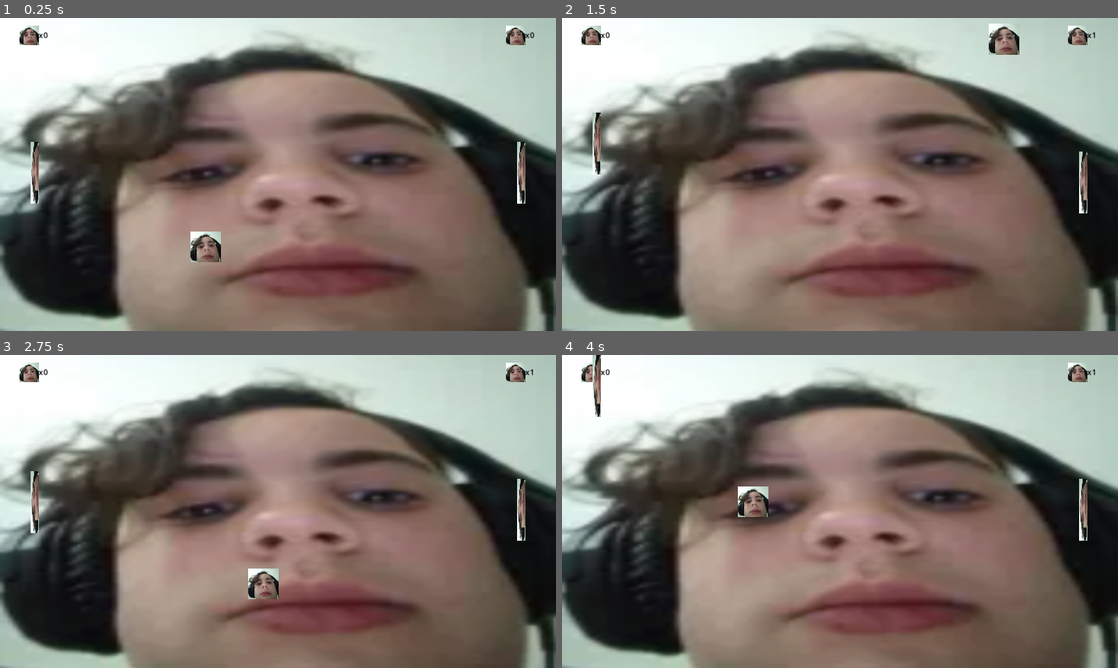
Above: before the commit, frames 1-4 (two rows, left to right).
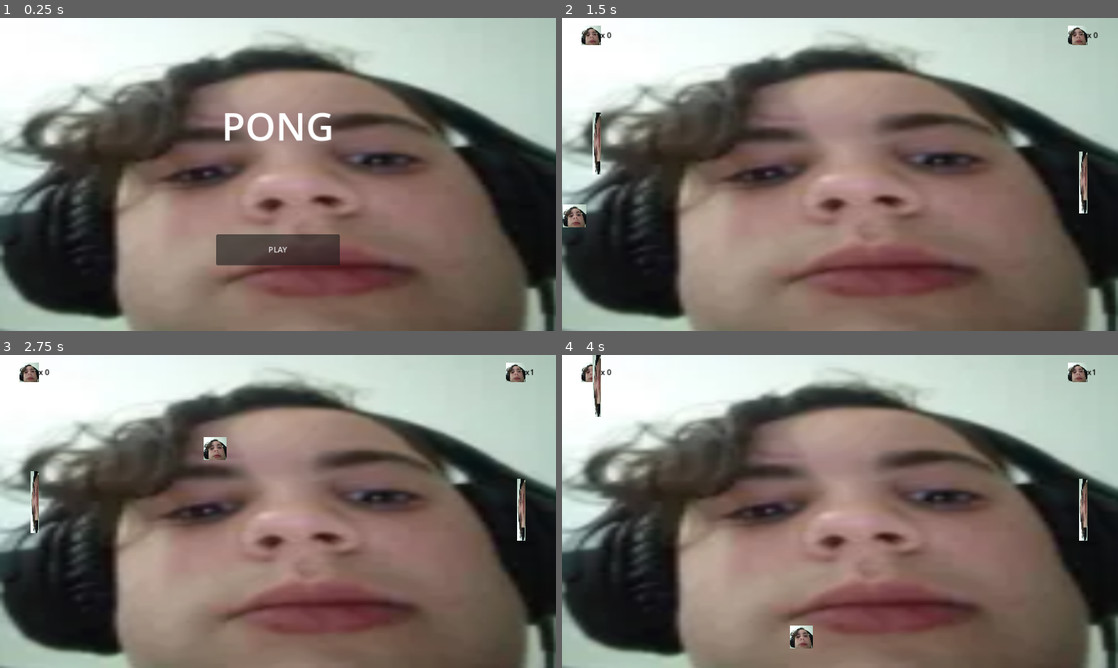
Above: after the commit, the same moments.

Repository: TE4-Umea/te4-pong
Game: Godot game, scene res://Scenes/MainMenu.tscn
Same seed, same stepped clock (60 frames per second), same inputs: the game is played once before the commit and once after it. Before the commit the project starts from res://Scenes/World.tscn.
Inputs (mouse positions are in pixels of both pictures, inside the frame that each line leads up to):
- Up to frame 1 (0.25 s): no input
- Up to frame 2 (1.5 s): click (840, 249) at 0.5 s, where only the run after the commit has a clickable "PLAY"; hold W (P1_UP) from 1.28 s (still down); tap Down (P2_DOWN) at 1.35 s
- Up to frame 3 (2.75 s): tap Up (P2_UP) at 1.55, 2.1 s; release W (P1_UP) at 2.03 s; hold S (P1_DOWN) from 2.03 s (still down); tap Down (P2_DOWN) at 2.3 s
- Up to frame 4 (4 s): release S (P1_DOWN) at 2.78 s; hold W (P1_UP) from 2.78 s (still down); tap Down (P2_DOWN) at 2.85, 3.8 s; tap Up (P2_UP) at 3.05, 3.6 s

The runs differ from the first frame. In frame 1, 4.3% of the frame differs, in the area x 3-97%, y 2-80%; in frame 2, 0.8%; in frame 3, 0.7%; in frame 4, 0.8%.

Commit message:
Main menu + Gameover

Diff:
--- a/Scenes/Ball.gd
+++ b/Scenes/Ball.gd
@@ -1,15 +1,21 @@
 extends CharacterBody2D
 @export var speed : float = 300.0
 var direction = Vector2.ZERO
+var paused = false
 
 func _ready():
 	direction.y = [1, -1].pick_random()
 	direction.x = [1, -1].pick_random()
 
 func _physics_process(delta):
-	if direction:
-		velocity = direction * speed
-	else:
-		velocity = velocity.move_toward(Vector2.ZERO, speed)
+	if !paused:
+		if direction:
+			velocity = direction * speed
+		else:
+			velocity = velocity.move_toward(Vector2.ZERO, speed)
+		move_and_slide()
 
-	move_and_slide()
+
+
+func _on_world_pause_signal():
+	paused = true
--- a/Scenes/Ball.tscn
+++ b/Scenes/Ball.tscn
@@ -3,19 +3,19 @@
 [ext_resource type="Script" path="res://Scenes/Ball.gd" id="1_m8ubh"]
 [ext_resource type="Texture2D" uid="uid://bx2dcegbutm0j" path="res://B).png" id="2_pes5s"]
 
-[sub_resource type="CircleShape2D" id="CircleShape2D_vb504"]
-radius = 32.0
+[sub_resource type="RectangleShape2D" id="RectangleShape2D_2anu4"]
+size = Vector2(48, 48)
 
-[node name="CharacterBody2D" type="CharacterBody2D"]
+[node name="Ball" type="CharacterBody2D"]
 collision_layer = 2
 collision_mask = 0
 script = ExtResource("1_m8ubh")
 speed = 600.0
 
 [node name="Sprite2D" type="Sprite2D" parent="."]
-position = Vector2(-1.90735e-06, 0)
-scale = Vector2(0.279476, 0.275862)
+position = Vector2(-9.53674e-07, -4.76837e-07)
+scale = Vector2(0.209607, 0.206897)
 texture = ExtResource("2_pes5s")
 
 [node name="CollisionShape2D" type="CollisionShape2D" parent="."]
-shape = SubResource("CircleShape2D_vb504")
+shape = SubResource("RectangleShape2D_2anu4")
--- /dev/null
+++ b/Scenes/MainMenu.gd
@@ -0,0 +1,4 @@
+extends Control
+
+func _on_button_pressed():
+	get_tree().change_scene_to_file("res://Scenes/World.tscn")
--- /dev/null
+++ b/Scenes/MainMenu.tscn
@@ -0,0 +1,40 @@
+[gd_scene load_steps=3 format=3 uid="uid://darcr8ymhfsa1"]
+
+[ext_resource type="Script" path="res://Scenes/MainMenu.gd" id="1_46qfw"]
+[ext_resource type="Texture2D" uid="uid://bx2dcegbutm0j" path="res://B).png" id="1_spygn"]
+
+[node name="Control" type="Control"]
+layout_mode = 3
+anchors_preset = 15
+anchor_right = 1.0
+anchor_bottom = 1.0
+grow_horizontal = 2
+grow_vertical = 2
+script = ExtResource("1_46qfw")
+
+[node name="TextureRect" type="TextureRect" parent="."]
+layout_mode = 0
+offset_right = 1152.0
+offset_bottom = 648.0
+texture = ExtResource("1_spygn")
+
+[node name="Label" type="Label" parent="."]
+layout_mode = 0
+offset_left = 384.0
+offset_top = 128.0
+offset_right = 768.0
+offset_bottom = 320.0
+theme_override_font_sizes/font_size = 80
+text = "PONG"
+horizontal_alignment = 1
+vertical_alignment = 1
+
+[node name="Button" type="Button" parent="."]
+layout_mode = 0
+offset_left = 448.0
+offset_top = 448.0
+offset_right = 704.0
+offset_bottom = 512.0
+text = "PLAY"
+
+[connection signal="pressed" from="Button" to="." method="_on_button_pressed"]
--- a/Scenes/Paddle.gd
+++ b/Scenes/Paddle.gd
@@ -2,19 +2,21 @@
 
 @export var speed : float = 300.0
 @export var side = 'p1'
+var paused = false
 
 func _physics_process(delta):
 	var direction
-	if side == 'p1':
-		direction = get_axis('P1_UP', 'P1_DOWN')
-	else:
-		direction = get_axis('P2_UP', 'P2_DOWN')
-	if direction:
-		velocity.y = direction * speed
-	else:
-		velocity.y = move_toward(velocity.y, 0, speed)
+	if !paused:
+		if side == 'p1':
+			direction = get_axis('P1_UP', 'P1_DOWN')
+		else:
+			direction = get_axis('P2_UP', 'P2_DOWN')
+		if direction:
+			velocity.y = direction * speed
+		else:
+			velocity.y = move_toward(velocity.y, 0, speed)
 
-	move_and_slide()
+		move_and_slide()
 
 func get_axis(up, down):
 	if Input.is_action_pressed(up): return -1
@@ -24,3 +26,7 @@
 func _on_area_2d_body_entered(body):
 	body.direction.x *= -1
 	Main.side = side
+
+
+func _on_world_pause_signal():
+	paused = true
--- /dev/null
+++ b/Scenes/UI.tscn
@@ -0,0 +1,85 @@
+[gd_scene load_steps=2 format=3 uid="uid://c4nuo3d75aepi"]
+
+[ext_resource type="Texture2D" uid="uid://bx2dcegbutm0j" path="res://B).png" id="1_ykh6l"]
+
+[node name="UI" type="Control"]
+layout_mode = 3
+anchors_preset = 0
+offset_right = 40.0
+offset_bottom = 40.0
+
+[node name="Background" type="TextureRect" parent="."]
+z_index = -10
+layout_mode = 0
+offset_right = 1152.0
+offset_bottom = 648.0
+texture = ExtResource("1_ykh6l")
+
+[node name="Label" type="Label" parent="."]
+layout_mode = 0
+offset_left = 80.0
+offset_top = 24.0
+offset_right = 184.0
+offset_bottom = 88.0
+theme_override_colors/font_color = Color(0, 0, 0, 1)
+text = "x 0"
+autowrap_mode = 2
+
+[node name="Label2" type="Label" parent="."]
+layout_mode = 0
+offset_left = 1088.0
+offset_top = 24.0
+offset_right = 1152.0
+offset_bottom = 88.0
+theme_override_colors/font_color = Color(0, 0, 0, 1)
+text = "x 0"
+autowrap_mode = 2
+
+[node name="TextureRect" type="TextureRect" parent="."]
+layout_mode = 0
+offset_left = 40.0
+offset_top = 16.0
+offset_right = 80.0
+offset_bottom = 56.0
+texture = ExtResource("1_ykh6l")
+expand_mode = 2
+
+[node name="TextureRect2" type="TextureRect" parent="."]
+layout_mode = 0
+offset_left = 1048.0
+offset_top = 16.0
+offset_right = 1088.0
+offset_bottom = 56.0
+texture = ExtResource("1_ykh6l")
+expand_mode = 2
+
+[node name="Label3" type="Label" parent="."]
+visible = false
+z_index = 10
+layout_mode = 0
+offset_left = 320.0
+offset_top = 192.0
+offset_right = 832.0
+offset_bottom = 448.0
+theme_override_font_sizes/font_size = 60
+text = "Winner"
+horizontal_alignment = 1
+vertical_alignment = 1
+
+[node name="PlayAgain" type="Button" parent="."]
+visible = false
+layout_mode = 0
+offset_left = 448.0
+offset_top = 384.0
+offset_right = 704.0
+offset_bottom = 448.0
+text = "PLAY AGAIN"
+
+[node name="MainMenu" type="Button" parent="."]
+visible = false
+layout_mode = 0
+offset_left = 448.0
+offset_top = 456.0
+offset_right = 704.0
+offset_bottom = 520.0
+text = "MAIN MENU"
--- a/Scenes/World.gd
+++ b/Scenes/World.gd
@@ -1,17 +1,11 @@
 extends Node
 var screensize
+@export var maxScore = 11
+signal pauseSignal
 
 # Called when the node enters the scene tree for the first time.
 func _ready():
 	screensize = get_viewport().get_visible_rect().size
-
-
-# Called every frame. 'delta' is the elapsed time since the previous frame.
-func _process(delta):
-	$Control/Label.text = str("x" + str(Main.p1_score))
-	$Control/Label2.text = str("x" + str(Main.p2_score))
-
-
 
 func _on_norr_body_entered(body):
 	if !body.is_in_group('paddles'):
@@ -24,15 +18,42 @@
 
 
 func _on_kanye_body_entered(body):
-	body.queue_free()
-	var ball = preload("res://Scenes/Ball.tscn").instantiate()
-	ball.global_position = Vector2(screensize.x / 2, screensize.y / 2)
-	add_child(ball)
 	Main.p2_score += 1
+	$Control/Label2.text = str("x" + str(Main.p2_score))
+
+	await get_tree().create_timer(1).timeout
+
+	$Ball.global_position = Vector2(screensize.x / 2, screensize.y / 2)
+	if Main.p2_score >= maxScore:
+		$Control/Label3.text = ("Player 2 won")
+		pauseGame()
 
 func _on_left_body_entered(body):#!left
-	body.queue_free()
-	var ball = preload("res://Scenes/Ball.tscn").instantiate()
-	ball.global_position = Vector2(screensize.x / 2, screensize.y / 2)
-	add_child(ball)
 	Main.p1_score += 1
+	$Control/Label.text = str("x" + str(Main.p1_score))
+
+	await get_tree().create_timer(1).timeout
+
+	$Ball.global_position = Vector2(screensize.x / 2, screensize.y / 2)
+	if Main.p1_score >= maxScore:
+		$Control/Label3.text = ("Player 1 won")
+		pauseGame()
+
+
+func pauseGame():
+	$Control/Label3.visible = true
+	$Control/PlayAgain.visible = true
+	$Control/MainMenu.visible = true
+	$Ball.hide()
+	pauseSignal.emit()
+
+func _on_play_again_pressed():
+	Main.p1_score = 0
+	Main.p2_score = 0
+	get_tree().change_scene_to_file("res://Scenes/World.tscn")
+
+
+func _on_main_menu_pressed():
+	Main.p1_score = 0
+	Main.p2_score = 0
+	get_tree().change_scene_to_file("res://Scenes/MainMenu.tscn")
--- a/Scenes/World.tscn
+++ b/Scenes/World.tscn
@@ -17,7 +17,7 @@
 [sub_resource type="RectangleShape2D" id="RectangleShape2D_0adeh"]
 size = Vector2(16, 680)
 
-[node name="Node" type="Node"]
+[node name="World" type="Node"]
 script = ExtResource("1_i0ao4")
 
 [node name="Norr" type="Area2D" parent="."]
@@ -71,6 +71,7 @@
 anchors_preset = 0
 offset_right = 40.0
 offset_bottom = 40.0
+metadata/_edit_use_anchors_ = true
 
 [node name="Background" type="TextureRect" parent="Control"]
 z_index = -10
@@ -78,6 +79,7 @@
 offset_right = 1152.0
 offset_bottom = 648.0
 texture = ExtResource("2_cqfwg")
+metadata/_edit_use_anchors_ = true
 
 [node name="Label" type="Label" parent="Control"]
 layout_mode = 0
@@ -88,6 +90,7 @@
 theme_override_colors/font_color = Color(0, 0, 0, 1)
 text = "x 0"
 autowrap_mode = 2
+metadata/_edit_use_anchors_ = true
 
 [node name="Label2" type="Label" parent="Control"]
 layout_mode = 0
@@ -98,6 +101,7 @@
 theme_override_colors/font_color = Color(0, 0, 0, 1)
 text = "x 0"
 autowrap_mode = 2
+metadata/_edit_use_anchors_ = true
 
 [node name="TextureRect" type="TextureRect" parent="Control"]
 layout_mode = 0
@@ -107,6 +111,7 @@
 offset_bottom = 56.0
 texture = ExtResource("2_cqfwg")
 expand_mode = 2
+metadata/_edit_use_anchors_ = true
 
 [node name="TextureRect2" type="TextureRect" parent="Control"]
 layout_mode = 0
@@ -116,9 +121,38 @@
 offset_bottom = 56.0
 texture = ExtResource("2_cqfwg")
 expand_mode = 2
+metadata/_edit_use_anchors_ = true
 
-[node name="Ball" parent="." instance=ExtResource("3_62d1g")]
-position = Vector2(576, 324)
+[node name="Label3" type="Label" parent="Control"]
+visible = false
+z_index = 10
+layout_mode = 0
+offset_left = 320.0
+offset_top = 192.0
+offset_right = 832.0
+offset_bottom = 448.0
+theme_override_font_sizes/font_size = 60
+text = "Winner"
+horizontal_alignment = 1
+vertical_alignment = 1
+
+[node name="PlayAgain" type="Button" parent="Control"]
+visible = false
+layout_mode = 0
+offset_left = 448.0
+offset_top = 384.0
+offset_right = 704.0
+offset_bottom = 448.0
+text = "PLAY AGAIN"
+
+[node name="MainMenu" type="Button" parent="Control"]
+visible = false
+layout_mode = 0
+offset_left = 448.0
+offset_top = 456.0
+offset_right = 704.0
+offset_bottom = 520.0
+text = "MAIN MENU"
 
 [node name="p1" parent="." instance=ExtResource("1_lert0")]
 position = Vector2(72, 320)
@@ -131,7 +165,15 @@
 collision_mask = 5
 side = "p2"
 
+[node name="Ball" parent="." instance=ExtResource("3_62d1g")]
+position = Vector2(576, 320)
+
+[connection signal="pauseSignal" from="." to="p1" method="_on_world_pause_signal"]
+[connection signal="pauseSignal" from="." to="p2" method="_on_world_pause_signal"]
+[connection signal="pauseSignal" from="." to="Ball" method="_on_world_pause_signal"]
 [connection signal="body_entered" from="Norr" to="." method="_on_norr_body_entered"]
 [connection signal="body_entered" from="Bottom" to="." method="_on_bottom_body_entered"]
 [connection signal="body_entered" from="Kanye" to="." method="_on_kanye_body_entered"]
 [connection signal="body_entered" from="!Left" to="." method="_on_left_body_entered"]
+[connection signal="pressed" from="Control/PlayAgain" to="." method="_on_play_again_pressed"]
+[connection signal="pressed" from="Control/MainMenu" to="." method="_on_main_menu_pressed"]
--- a/project.godot
+++ b/project.godot
@@ -11,7 +11,7 @@
 [application]
 
 config/name="Pong"
-run/main_scene="res://Scenes/World.tscn"
+run/main_scene="res://Scenes/MainMenu.tscn"
 config/features=PackedStringArray("4.1", "Forward Plus")
 config/icon="res://icon.svg"
 
